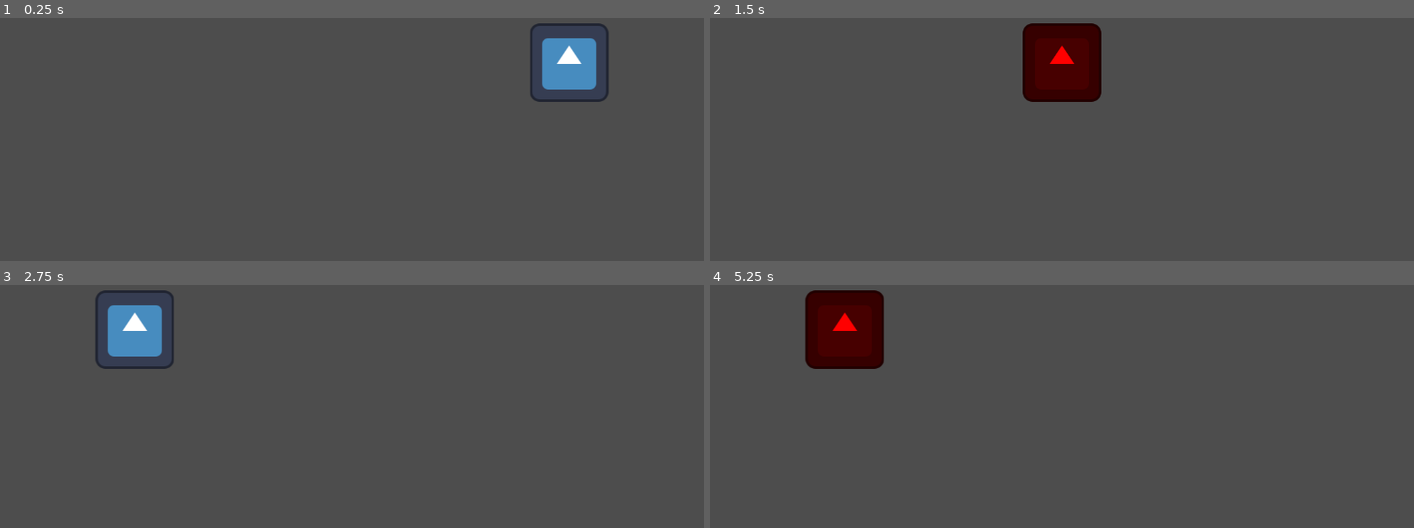
Above: before the commit, frames 1-4 (two rows, left to right).
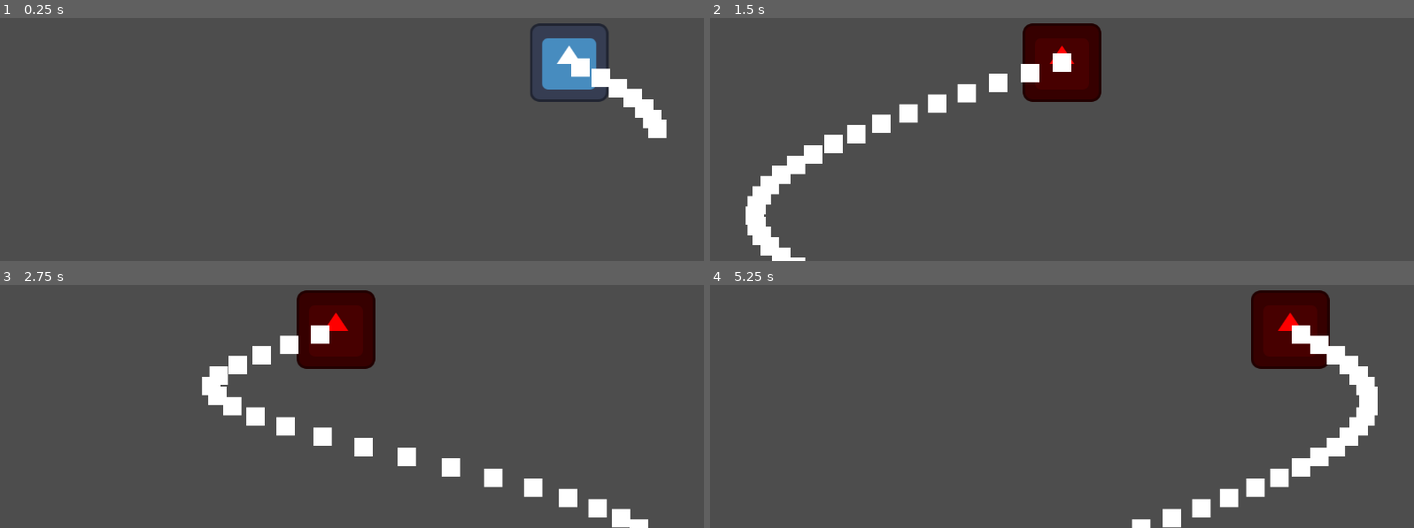
Above: after the commit, the same moments.

Repository: bushnghiem/wave
Game: Godot game, scene res://main.tscn
Two runs of this game, one before a commit and one after it. Both use one fixed random seed, a clock stepped at 60 frames per second and the inputs below. The project has no main scene, so this scene is started directly. The engine's default icon, where the game draws it, is replaced by a stand-in: a white triangle on a blue panel in a dark square.
Inputs:
- Up to frame 1 (0.25 s): no input
- Up to frame 2 (1.5 s): hold D (right) 0.53-1.28 s; hold A (left) from 1.28 s (still down)
- Up to frame 3 (2.75 s): release A (left) at 2.03 s; hold D (right) from 2.03 s (still down)
- Up to frame 4 (5.25 s): release D (right) at 3.53 s; hold A (left) from 3.53 s (still down)

The runs differ from the first frame. In frame 1, 1.2% of the frame differs, in the area x 81-95%, y 16-50%; in frame 2, 3.6%; in frame 3, 9.3%; in frame 4, 10%, in the area x 13-95%, y 2-100%.

Commit message:
Synced up particle movement to rhythm logic

Diff:
--- /dev/null
+++ b/cam.gd
@@ -0,0 +1,5 @@
+extends Camera2D
+var y_speed = -500
+
+func _process(delta: float) -> void:
+	global_position.y += y_speed*delta
--- a/main.tscn
+++ b/main.tscn
@@ -1,7 +1,8 @@
-[gd_scene load_steps=4 format=3 uid="uid://bp7d0301tv1yc"]
+[gd_scene load_steps=5 format=3 uid="uid://bp7d0301tv1yc"]
 
 [ext_resource type="Script" uid="uid://d24o84a0lyg5o" path="res://main.gd" id="1_ig7tw"]
 [ext_resource type="PackedScene" uid="uid://3ei7oalhajg2" path="res://rhythm.tscn" id="2_0xm2m"]
+[ext_resource type="Script" uid="uid://cieksaiwnxopg" path="res://cam.gd" id="3_1bvp3"]
 [ext_resource type="PackedScene" uid="uid://chck1raxgdtxp" path="res://particle.tscn" id="3_h2yge"]
 
 [node name="Main" type="Node2D"]
@@ -10,11 +11,14 @@
 [node name="Rhythm" parent="." instance=ExtResource("2_0xm2m")]
 
 [node name="Camera2D" type="Camera2D" parent="."]
+script = ExtResource("3_1bvp3")
 
 [node name="Particle" parent="." instance=ExtResource("3_h2yge")]
 
 [connection signal="good" from="Rhythm" to="Particle" method="good"]
 [connection signal="mistake" from="Rhythm" to="Particle" method="mistake"]
 [connection signal="perfect" from="Rhythm" to="Particle" method="perfect"]
-[connection signal="swap_to_fast" from="Rhythm" to="Particle" method="short_swap"]
-[connection signal="swap_to_norm" from="Rhythm" to="Particle" method="normal_swap"]
+[connection signal="swap_to_fast_left" from="Rhythm" to="Particle" method="swap_to_fast_left"]
+[connection signal="swap_to_fast_right" from="Rhythm" to="Particle" method="swap_to_fast_right"]
+[connection signal="swap_to_norm_left" from="Rhythm" to="Particle" method="swap_to_norm_left"]
+[connection signal="swap_to_norm_right" from="Rhythm" to="Particle" method="swap_to_norm_right"]
--- a/particle.gd
+++ b/particle.gd
@@ -1,51 +1,104 @@
 extends Node2D
-var time_counter = 0
+var time_counter1 = 0
+var time_counter2 = 0
+var time_counter3 = 0
+var time_counter4 = 0
 var lerp_counter = 0
-var lerp_speed_multi = 5
+var lerp_speed_multi = 0.5
 var type = 0
+var y_speed = -500
 
 func _process(delta: float) -> void:
-	time_counter += delta
+	#print("position: " + str(global_position.x) + " time: " + str(time_counter4))
+	#print(lerp_counter)
+	global_position.y += y_speed * delta
 	if type == 0:
+		time_counter1 += delta
 		global_position.x = normal_path1()
 	elif type == 0.25:
+		time_counter1 += delta
+		#swapping from fast to normal left
 		lerp_counter += delta * lerp_speed_multi
-		global_position.x = lerpf(fast_path1(), normal_path2(), lerp_counter)
+		global_position.x = lerpf(global_position.x, normal_path1(), lerp_counter)
+		if (global_position.x > normal_path1() - 10) and (global_position.x < normal_path1() + 10):
+			#print(str(global_position.x) + " is close enough to " + str(normal_path1()))
+			type = 0
+			lerp_counter = 0
+	elif type == 0.75:
+		time_counter3 += delta
+		#swapping from fast to normal right
+		lerp_counter += delta * lerp_speed_multi
+		global_position.x = lerpf(global_position.x, normal_path2(), lerp_counter)
 		if (global_position.x > normal_path2() - 10) and (global_position.x < normal_path2() + 10):
+			#print(str(global_position.x) + " is close enough to " + str(fast_path1()))
 			type = 2
 			lerp_counter = 0
-	elif type == 0.75:
+	elif type == 1:
+		time_counter2 += delta
+		global_position.x = fast_path1()
+	elif type == 1.25:
+		time_counter2 += delta
+		#swapping from normal to fast left
 		lerp_counter += delta * lerp_speed_multi
-		global_position.x = lerpf(normal_path1(), fast_path1(), lerp_counter)
+		global_position.x = lerpf(global_position.x, fast_path1(), lerp_counter)
 		if (global_position.x > fast_path1() - 10) and (global_position.x < fast_path1() + 10):
+			#print(str(global_position.x) + " is close enough to " + str(normal_path1()))
 			type = 1
 			lerp_counter = 0
-	elif type == 1:
-		global_position.x = fast_path1()
+	elif type == 1.75:
+		time_counter4 += delta
+		#swapping from normal to fast right
+		lerp_counter += delta * lerp_speed_multi
+		global_position.x = lerpf(global_position.x, fast_path2(), lerp_counter)
+		if (global_position.x > fast_path2() - 10) and (global_position.x < fast_path2() + 10):
+			#print(str(global_position.x) + " is close enough to " + str(fast_path1()))
+			type = 3
+			lerp_counter = 0
 	elif type == 2:
+		time_counter3 += delta
 		global_position.x = normal_path2()
 	elif type == 3:
+		time_counter4 += delta
 		global_position.x = fast_path2()
 	else:
 		global_position.x = 0
 
 func normal_path1():
-	return sin(PI * time_counter + PI/2) * 500
+	#Starts left at 1 note per second
+	return sin(PI * time_counter1 + PI/2) * 500
 
 func fast_path1():
-	return sin(2 * PI * time_counter + PI/2) * 250
+	#Starts left at 1 note per half second or 2 per second
+	return sin(2 * PI * time_counter2 + PI/2) * 250
 
 func normal_path2():
-	return sin(PI * time_counter + 3 * PI / 2) * 500
+	#Starts right at 1 note per second
+	return sin(PI * time_counter3 + 3 * PI / 2) * 500
 
 func fast_path2():
-	return sin(2 * PI * time_counter + 3 * PI / 2) * 250
+	#Starts right at 1 note per half second or 2 per second
+	return sin(2 * PI * time_counter4 + 3 * PI / 2) * 250
 
-func short_swap():
+func swap_to_norm_left():
+	time_counter1 = 0
+	type = 0.25
+	print("normal left now")
+
+func swap_to_norm_right():
+	time_counter3 = 0
 	type = 0.75
+	print("normal right now")
 
-func normal_swap():
-	type = 0.25
+func swap_to_fast_left():
+	time_counter2 = 0
+	type = 1.25
+	print("fast left now")
+
+func swap_to_fast_right():
+	time_counter4 = 0
+	type = 1.75
+	print("fast right now")
+
 
 func mistake():
 	$Sprite2D.modulate = Color(1, 0, 0)
--- a/particle.tscn
+++ b/particle.tscn
@@ -1,7 +1,13 @@
-[gd_scene load_steps=3 format=3 uid="uid://chck1raxgdtxp"]
+[gd_scene load_steps=4 format=3 uid="uid://chck1raxgdtxp"]
 
 [ext_resource type="Texture2D" uid="uid://b1b112ucgxmn1" path="res://icon.svg" id="1_kgu82"]
 [ext_resource type="Script" uid="uid://f5nl2vr58ucb" path="res://particle.gd" id="1_pxd2d"]
+
+[sub_resource type="ParticleProcessMaterial" id="ParticleProcessMaterial_pxd2d"]
+particle_flag_disable_z = true
+gravity = Vector3(0, 0, 0)
+scale_min = 30.0
+scale_max = 30.0
 
 [node name="Particle" type="Node2D"]
 script = ExtResource("1_pxd2d")
@@ -13,4 +19,11 @@
 wait_time = 0.2
 one_shot = true
 
+[node name="GPUParticles2D" type="GPUParticles2D" parent="."]
+amount = 500
+lifetime = 10.0
+process_material = SubResource("ParticleProcessMaterial_pxd2d")
+
+[node name="Camera2D" type="Camera2D" parent="."]
+
 [connection signal="timeout" from="ColorReset" to="." method="_on_color_reset_timeout"]
--- a/rhythm.gd
+++ b/rhythm.gd
@@ -5,29 +5,37 @@
 signal mistake
 signal left
 signal right
-signal swap_to_fast
-signal swap_to_norm
+signal swap_to_fast_left
+signal swap_to_norm_left
+signal swap_to_fast_right
+signal swap_to_norm_right
 
 var timeline = []
 var press_tracker = []
 var song_length = 0
 var note_count = 0
 var current_note_index = 0
-var misses = 0
-var hits = 0
-var perfects = 0
-var goods = 0
-var press_left = false
+var misses = 0.0
+var hits = 0.0
+var perfects = 0.0
+var goods = 0.0
+var press_left = true
 var press_now = false
 var perfect_now = false
 var clock = 0.0
 var done = false
 var note_press_time = 0
 var note_check = false
+var total = 0.0
+var hit_ratio = 0.0
+var perfect_ratio = 0.0
+const win_ratio_threshold = 0.7
+const good_win_ratio = 0.5
 const note_length = 1.0
 const short_note_length = 0.5
 const press_window = 0.2
 const perfect_window = 0.1
+const end_screen_delay = 1.0
 
 var curse_message = "WHAT A \nHORRIBLE \nNIGHT TO \nHAVE A \nCURSE"
 
@@ -40,49 +48,62 @@
 		return false
 
 func _ready() -> void:
-	add_notes(10, 0)
+	add_notes(2, 0)
+	add_notes(2, 1)
+	add_notes(4, 0)
+	add_notes(4, 1)
+	add_notes(6, 0)
 	add_notes(6, 1)
-	add_notes(5, 0)
+	add_notes(8, 0)
+	add_notes(8, 1)
 	add_end()
 
 func _unhandled_input(event):
-	if Input.is_action_pressed("left"):
-		left.emit()
-
-		if press_now and press_tracker[current_note_index] == "blank" and press_left:
-			if perfect_now:
-				press_tracker[current_note_index] = "perfect"
-				perfect.emit()
-				perfects += 1
-				hits += 1
+	if !done:
+		if Input.is_action_pressed("left"):
+			left.emit()
+
+			if press_now and press_tracker[current_note_index] == "blank" and press_left:
+				if perfect_now:
+					press_tracker[current_note_index] = "perfect"
+					perfect.emit()
+					print("perfect")
+					perfects += 1
+					hits += 1
+				else:
+					press_tracker[current_note_index] = "good"
+					good.emit()
+					print("good")
+					goods += 1
+					hits += 1
 			else:
-				press_tracker[current_note_index] = "good"
-				good.emit()
-				goods += 1
-				hits += 1
-		else:
-			press_tracker[current_note_index] = "bad"
-			mistake.emit()
-			misses += 1
-	if Input.is_action_pressed("right"):
-		right.emit()
-		if press_now and press_tracker[current_note_index] == "blank" and !press_left:
-			if perfect_now:
-				press_tracker[current_note_index] = "perfect"
-				perfect.emit()
-				perfects += 1
-				hits += 1
+				press_tracker[current_note_index] = "bad"
+				mistake.emit()
+				print("mistake")
+				misses += 1
+		if Input.is_action_pressed("right"):
+			right.emit()
+			if press_now and press_tracker[current_note_index] == "blank" and !press_left:
+				if perfect_now:
+					press_tracker[current_note_index] = "perfect"
+					perfect.emit()
+					print("perfect")
+					perfects += 1
+					hits += 1
+				else:
+					press_tracker[current_note_index] = "good"
+					good.emit()
+					print("good")
+					goods += 1
+					hits += 1
 			else:
-				press_tracker[current_note_index] = "good"
-				good.emit()
-				goods += 1
-				hits += 1
-		else:
-			press_tracker[current_note_index] = "bad"
-			mistake.emit()
-			misses += 1
+				press_tracker[current_note_index] = "bad"
+				mistake.emit()
+				print("mistake")
+				misses += 1
 
 func _process(delta: float) -> void:
+	#print(press_left)
 	clock += delta
 	if (clock > (note_press_time - press_window)) and (clock < (note_press_time + press_window)):
 		press_now = true
@@ -93,13 +114,28 @@
 	else:
 		press_now = false
 	if timeline[current_note_index] == "end" and !done:
-		get_tree().create_timer(1).timeout.connect(func():
+		get_tree().create_timer(end_screen_delay).timeout.connect(func():
 				print(str(perfects) + " perfects")
 				print(str(goods) + " goods")
 				print(str(hits) + " hits")
 				print(str(misses) + " misses")
+				calculate_score()
 				);
 		done = true
+
+func calculate_score():
+	total = hits + misses
+	hit_ratio = hits / total
+	perfect_ratio = perfects / hits
+	if hit_ratio >= win_ratio_threshold:
+		print("victory")
+		if perfect_ratio >= good_win_ratio:
+			print("good victory")
+			if perfect_ratio == 1:
+				print("perfect victory")
+	else:
+		print("loser")
+
 
 func add_notes(new_notes, type):
 	var note_holder
@@ -112,12 +148,16 @@
 				note_holder1 = timeline[current_note_index]
 				note_holder2 = timeline[current_note_index + 1]
 				note_press_time += note_length
-				print(note_press_time)
+				#print(note_press_time)
 				$AudioStreamPlayer.play()
-				press_left = !press_left
 				if (note_holder1 == "normal" and note_holder2 == "short"):
 					$AudioStreamPlayer2.play()
-					swap_to_fast.emit()
+					if press_left:
+						print("press_left is true right now, thus you will press left and should swap to fast right")
+						swap_to_fast_right.emit()
+					else:
+						print("press_left is false right now, thus you will press right and should swap to fast left")
+						swap_to_fast_left.emit()
 				);
 			get_tree().create_timer(song_length + note_length + press_window).timeout.connect(func():
 				note_holder = press_tracker[current_note_index]
@@ -126,6 +166,7 @@
 					mistake.emit()
 					misses += 1
 				current_note_index += 1
+				press_left = !press_left
 				);
 			song_length += note_length
 			timeline.append("normal")
@@ -138,17 +179,23 @@
 				note_press_time += short_note_length
 				print(note_press_time)
 				$AudioStreamPlayer.play()
-				press_left = !press_left
 				if (note_holder1 == "short" and note_holder2 == "normal"):
 					$AudioStreamPlayer2.play()
-					swap_to_norm.emit()
+					if press_left:
+						print("press_left is true right now, thus you will press left and should swap to normal right")
+						swap_to_norm_right.emit()
+					else:
+						print("press_left is false right now, thus you will press right and should swap to normal left")
+						swap_to_norm_left.emit()
 				);
 			get_tree().create_timer(song_length + short_note_length + press_window).timeout.connect(func():
 				note_holder = press_tracker[current_note_index]
 				if (note_holder == "blank"):
 					press_tracker[current_note_index] = "bad"
 					mistake.emit()
+					print("miss")
 					misses += 1
+				press_left = !press_left
 				current_note_index += 1
 				);
 			song_length += short_note_length
Not shown, added: cam.gd.uid
